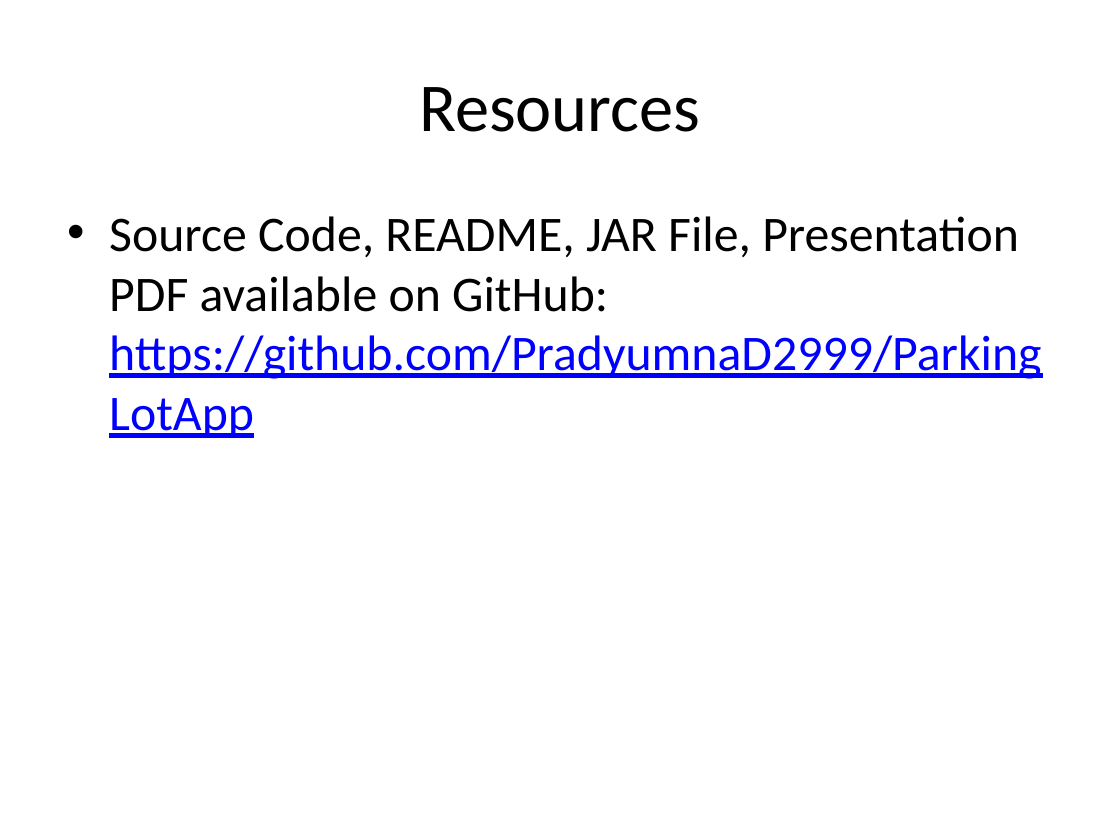
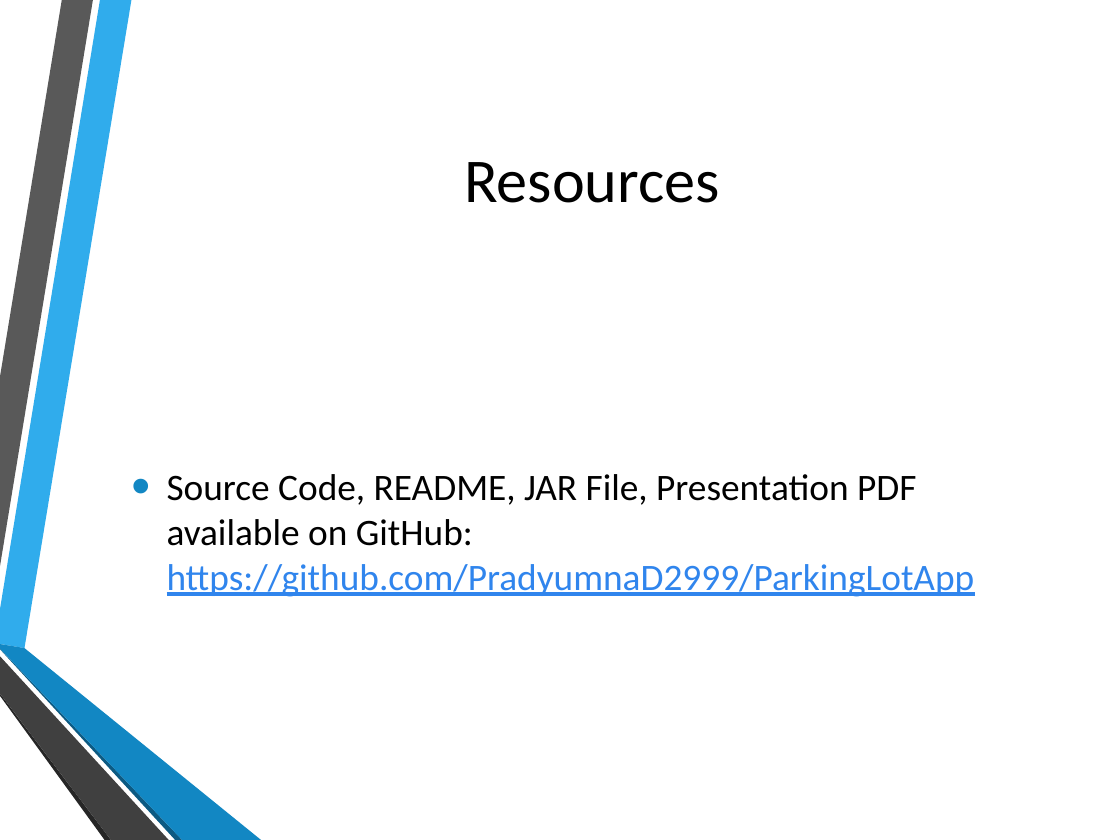
Before and after one commit to PradyumnaD2999/ParkingLotApp, a slide deck: slide 15 of presentation/ParkingLotApp.pptx (slide 12 before the commit). Drawn at 1120x840 pixels with LibreOffice and Linux fonts; fonts in the diff are those of the drawing; background and template pictures are left out. Boxes give left, top, right and bottom in pixels: in the first picture for what was removed or moved away, otherwise in the second. Text is boxed around its words. In the diff, an @@ line names an element or a change of style, - is before the commit and + after.

```diff
--- a/presentation/ParkingLotApp.pptx
+++ b/presentation/ParkingLotApp.pptx
@@ title "Resources": place and size @@
-title "Resources" at (419, 87, 700, 132)
+title "Resources" at (464, 162, 720, 203)
@@ title "Resources" at (464, 162, 720, 203): size 44 to 40 pt @@
@@ text "Source Code, README, JAR File, ...": place and size @@
-text "Source Code, README, JAR File, ..." at (109, 216, 1041, 379)
+text "Source Code, README, JAR File, ..." at (167, 474, 975, 597)
@@ text "Source Code, README, JAR File, ..." at (167, 474, 975, 597): size 32 to 24 pt; text colour #0000FF to #3085ED in "https://github.com/PradyumnaD2999/ParkingLotApp"; indent changed; more space between paragraphs; vertical alignment top to middle @@
@@ group added at (0, 0, 261, 840): 6 freeform shapes @@
```
Also in this commit, not shown: 11 other slides changed, 3 slides added, 1 other file.
